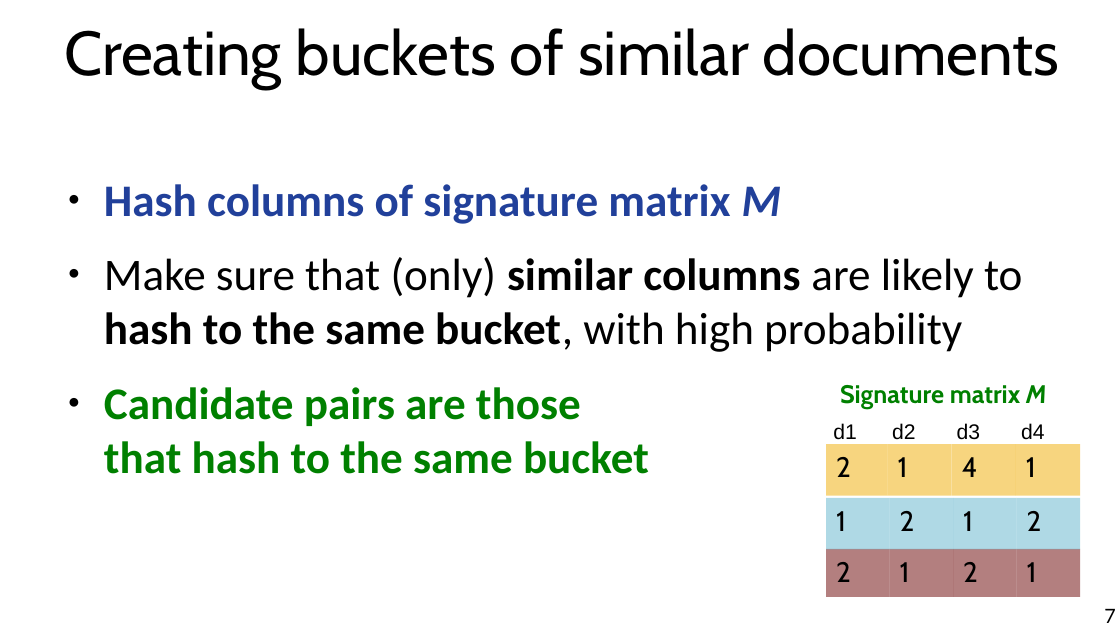
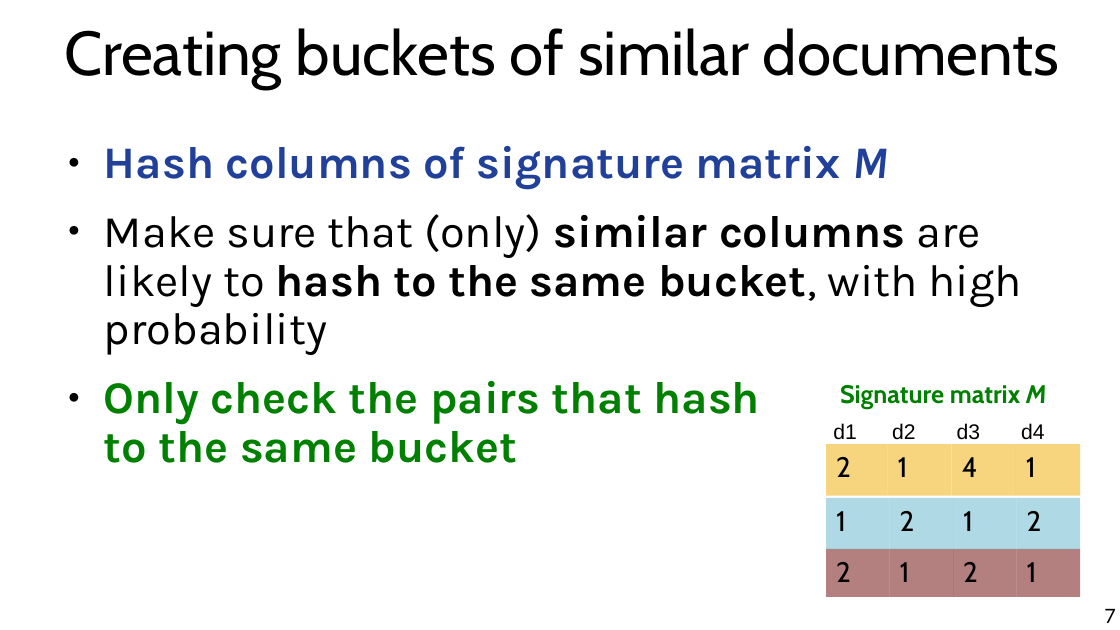
Before and after one commit to chatox/data-mining-course, a slide deck: slide 7 of theory/odp/tt09_locality_sensitive_hashing.odp. Drawn at 1120x630 pixels with LibreOffice and Linux fonts; fonts in the diff are those of the drawing. Boxes give left, top, right and bottom in pixels: in the first picture for what was removed or moved away, otherwise in the second. Text is boxed around its words. In the diff, an @@ line names an element or a change of style, - is before the commit and + after.

```diff
--- a/theory/odp/tt09_locality_sensitive_hashing.odp
+++ b/theory/odp/tt09_locality_sensitive_hashing.odp
@@ text "Hash columns of signature matrix ...": place and size @@
-text "Hash columns of signature matrix ..." at <box>104,184,1022,474</box>
+text "Hash columns of signature matrix ..." at <box>104,146,1021,463</box>
@@ text at <box>104,146,1021,355</box>: font Calibri to Karla in "Hash columns of signature matrix M", "Make sure that (only) similar columns are ..."; line spacing 1 to 0.9 @@
@@ text at <box>104,381,759,463</box>: text changed; font Calibri to Karla @@
-● Candidate pairs are those
-  that hash to the same bucket
+● Only check the pairs that hash
+  to the same bucket
```
Also in this commit, not shown: 8 other slides changed, 3 other files.
